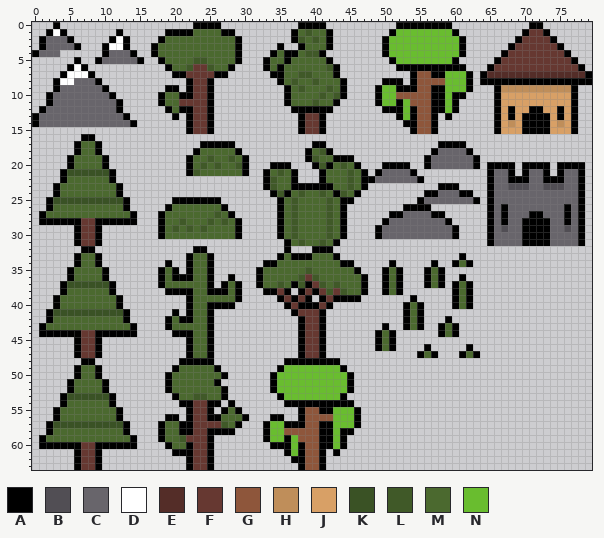
File history of a sprite sheet, Sprites/Reliefs.png. The first picture shows the starting point.
The file is 80x64 pixels.
Palette (. is transparent): A #000000  B #514e54  C #68656b  D #ffffff  E #542d28  F #663831  G #8e563b  H #bf8e5a  J #d8a066  K #3a5225  L #405928  M #4b692f  N #69bd2f
Now the later version:
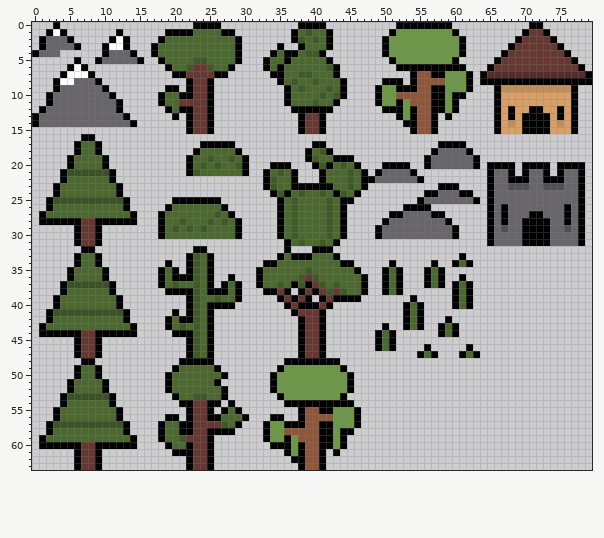
The edit:
{"colour":"N","old":"#69bd2f","new":"#6c9746"}
{"y":33,"x":23,"old":"M","new":"L"}
{"y":34,"x":23,"old":"M","new":"L"}
{"y":35,"x":23,"old":"M","new":"L"}
{"y":36,"x":23,"old":"M","new":"L"}
{"y":37,"x":20,"old":"M","new":"L"}
{"y":37,"x":23,"old":"M","new":"L"}
{"y":38,"x":23,"old":"M","new":"L"}
{"y":39,"x":23,"old":"M","new":"L"}
{"y":39,"x":26,"old":"M","new":"L"}
{"y":40,"x":23,"old":"M","new":"L"}
{"y":41,"x":23,"old":"M","new":"L"}
{"y":42,"x":23,"old":"M","new":"L"}
{"y":43,"x":21,"old":"M","new":"L"}
{"y":43,"x":23,"old":"M","new":"L"}
{"y":44,"x":23,"old":"M","new":"L"}
{"y":45,"x":23,"old":"M","new":"L"}
{"y":46,"x":23,"old":"M","new":"L"}
{"y":47,"x":23,"old":"M","new":"L"}
